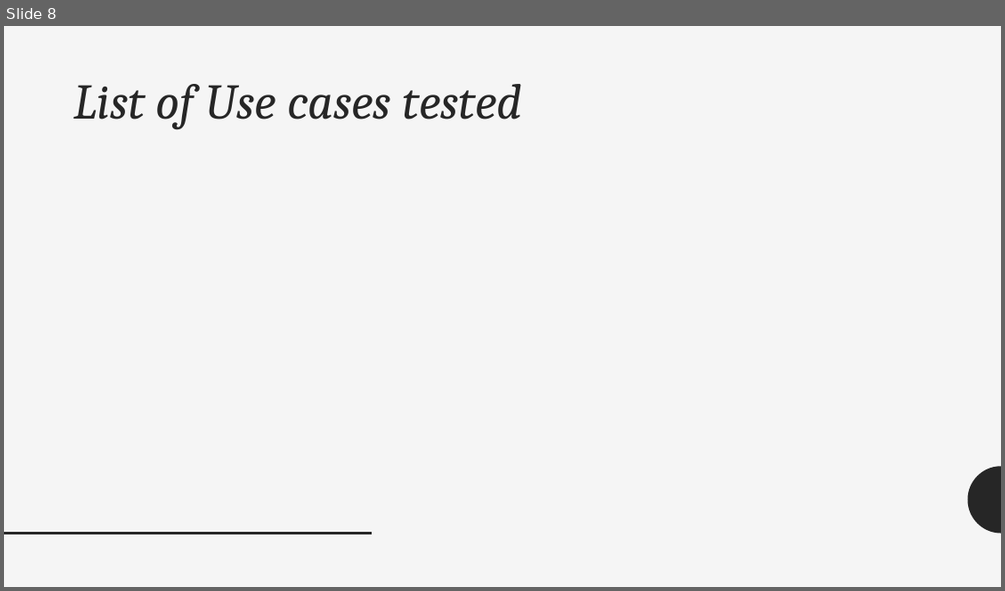
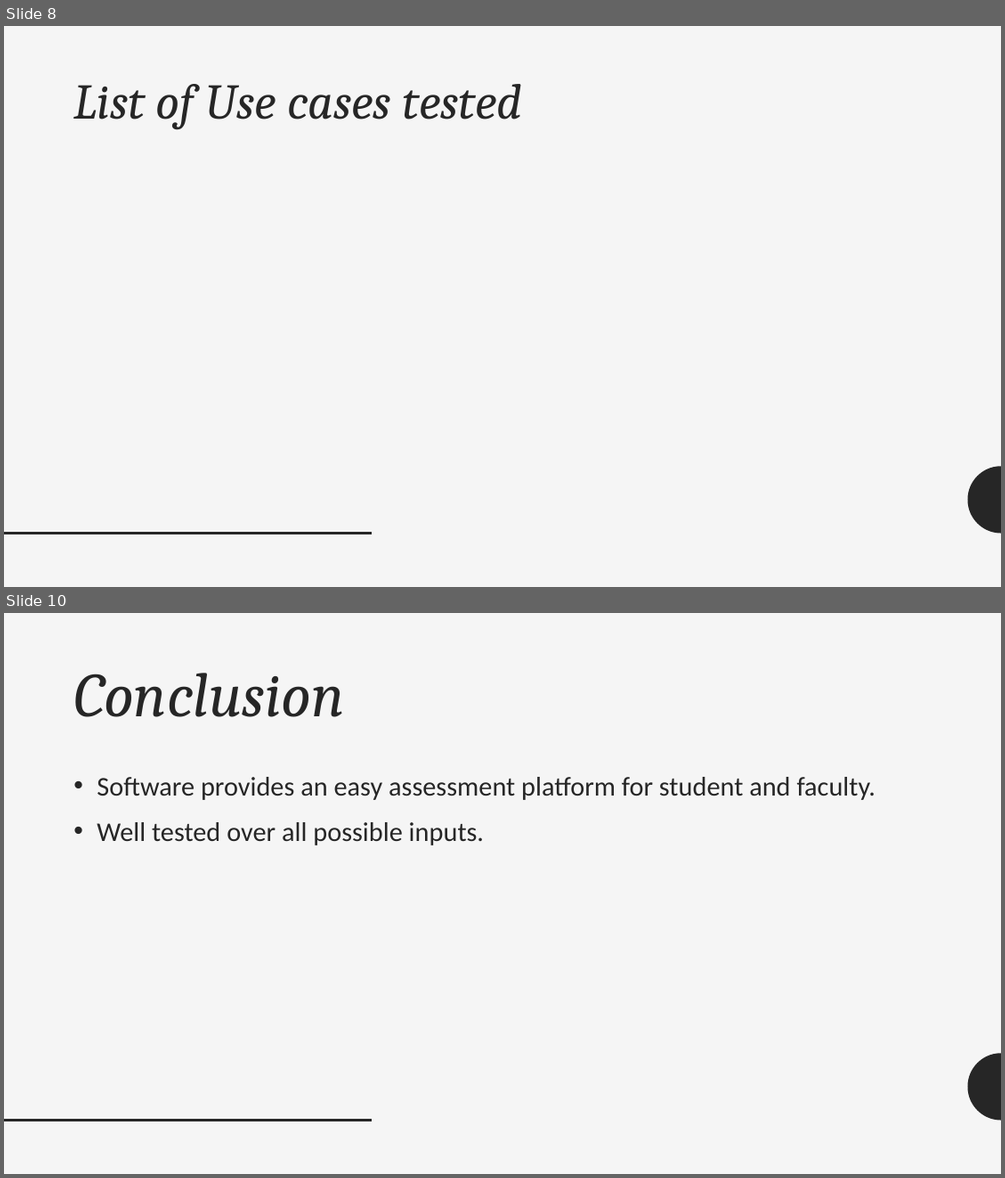
Before and after one commit to saksham2410/CS223_Apr18_09, a slide deck: presentation.pptx. Shown one above the other, each under a label of ours: slide 8 before the commit, slides 8 and 10 after it; the slides between them are not shown. The pictures are 1005x591 and 1005x1178 pixels, drawn with LibreOffice and Linux fonts; fonts in the diff are those of the drawing. Boxes give left, top, right and bottom in pixels: in the first picture for what was removed or moved away, otherwise in the second. Text is boxed around its words. In the diff, an @@ line names an element or a change of style, - is before the commit and + after.

```diff
--- a/presentation.pptx
+++ b/presentation.pptx
@@ slide 10 added at box(4, 613, 1001, 1174), background #F5F5F5; not listed: 2 template elements that a slide beside it also shows @@
@@ title added at box(73, 673, 344, 717), 60 pt, text #262626, italic @@
+Conclusion
@@ text added at box(97, 777, 875, 845), 26 pt, text #262626 @@
+• Software provides an easy assessment platform for student and faculty.
+• Well tested over all possible inputs.
```
Also in this commit, not shown: 9 slides changed, 1 other slide added, 1 slide removed, 11 other files.
